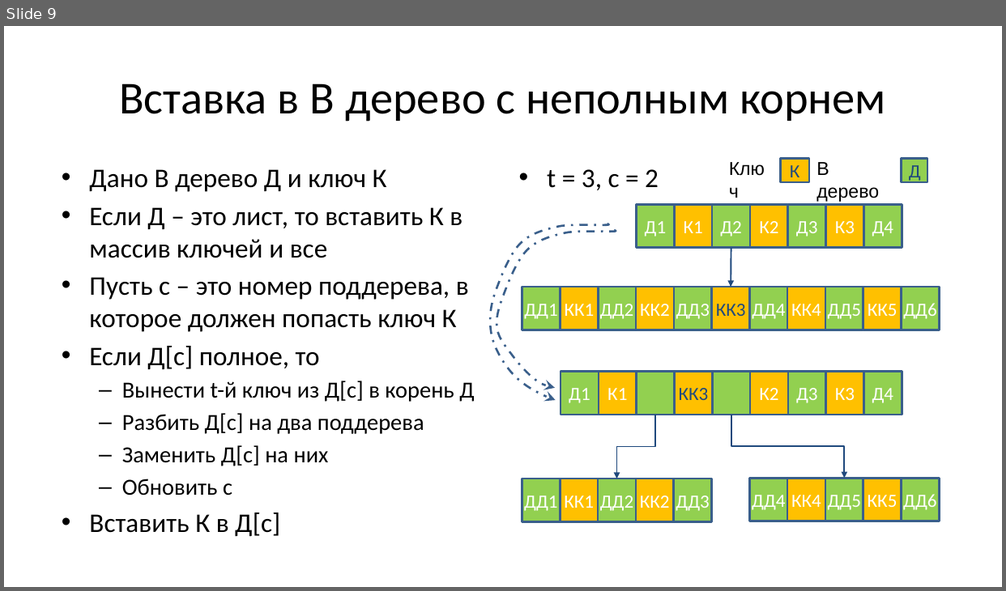
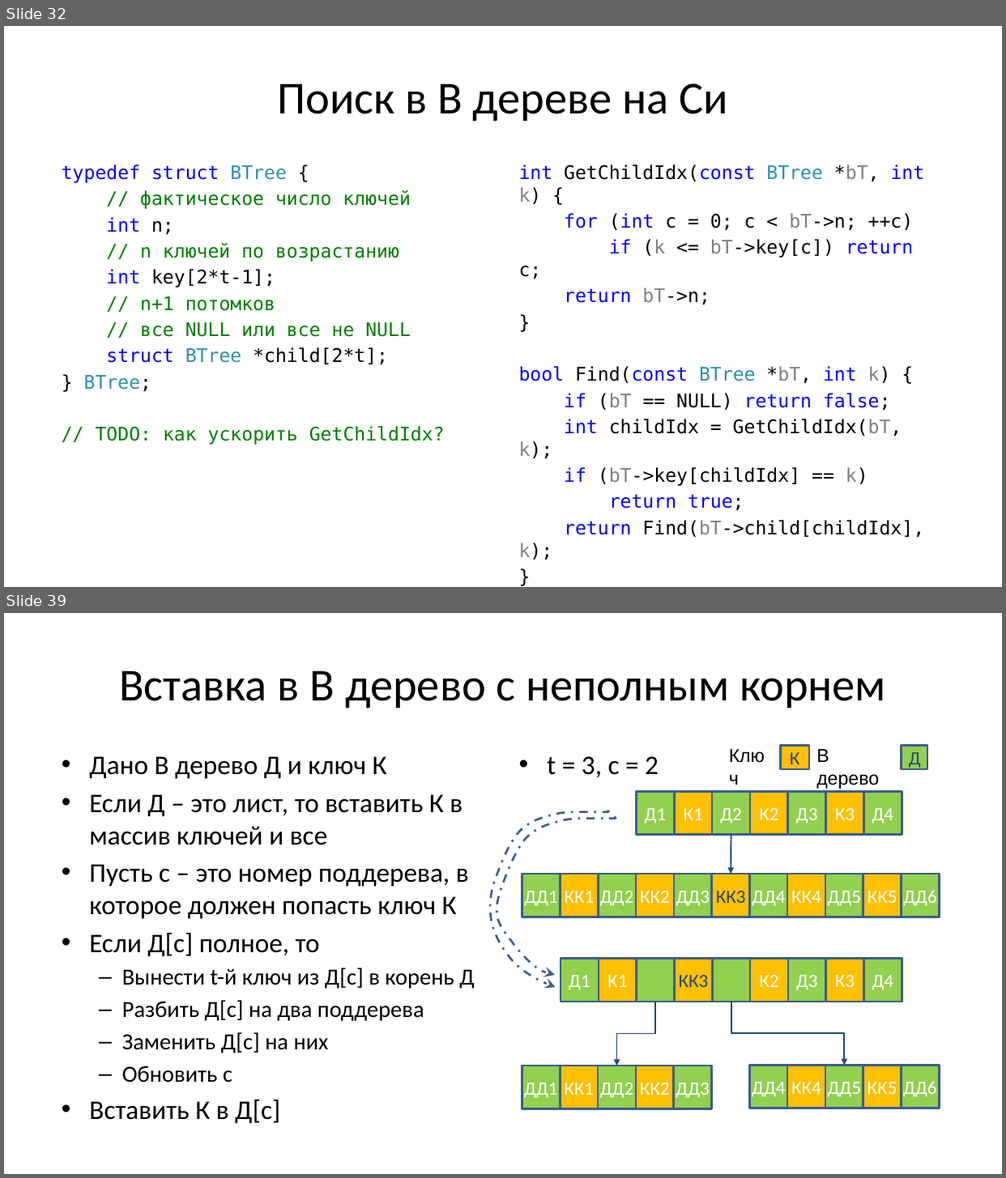
Before and after one commit to Evgueni-Petrov-aka-espetrov/Algorithms-and-Programming-in-C-pptx, a slide deck: 19 Б и КЧ деревья.pptx. Shown one above the other, each under a label of ours: slide 9 before the commit, slides 32 and 39 after it; the slides between them are not shown. The pictures are 1006x591 and 1006x1178 pixels, drawn with LibreOffice and Linux fonts; fonts in the diff are those of the drawing. Boxes give left, top, right and bottom in pixels: in the first picture for what was removed or moved away, otherwise in the second. Text is boxed around its words. In the diff, an @@ line names an element or a change of style, - is before the commit and + after.

```diff
--- a/19 Б и КЧ деревья.pptx
+++ b/19 Б и КЧ деревья.pptx
@@ slide 32 added at [4,26,1002,587], background #FFFFFF @@
@@ title added at [277,84,728,122], 44 pt, text #000000 @@
+Поиск в В дереве на Си
@@ text added at [62,165,445,445], 18 pt, text #008000 @@
+typedef struct BTree {
+// фактическое число ключей
+int n;
+// n ключей по возрастанию
+int key[2*t-1];
+// n+1 потомков
+// все NULL или все не NULL
+struct BTree *child[2*t];
+} BTree;
+// TODO: как ускорить GetChildIdx?
@@ text added at [519,165,925,538], 18 pt, text #000000 @@
+int GetChildIdx(const BTree *bT, int k) {
+for (int c = 0; c < bT->n; ++c)
+if (k <= bT->key[c]) return c;
+return bT->n;
+}
+bool Find(const BTree *bT, int k) {
+if (bT == NULL) return false;
+int childIdx = GetChildIdx(bT, k);
+if (bT->key[childIdx] == k)
+return true;
+return Find(bT->child[childIdx], k);
+}
@@ what was slide 9 is now slide 39 @@
```
Also in this commit, not shown: 13 slides changed, 104 other slides added, 1 slide removed.
